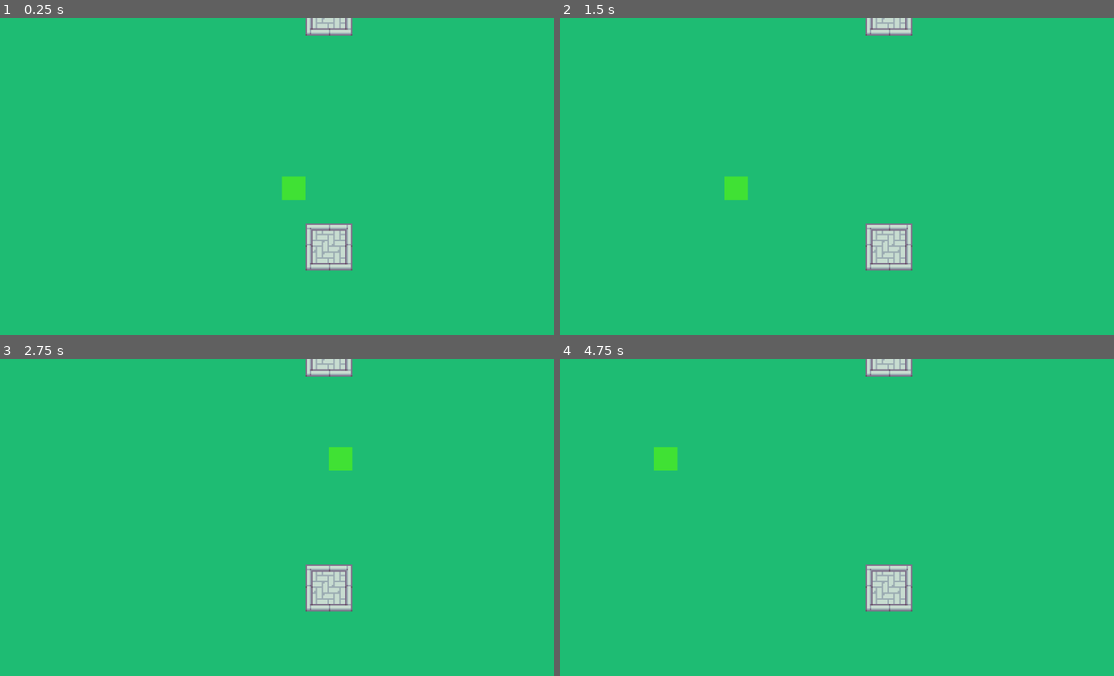
Above: before the commit, frames 1-4 (two rows, left to right).
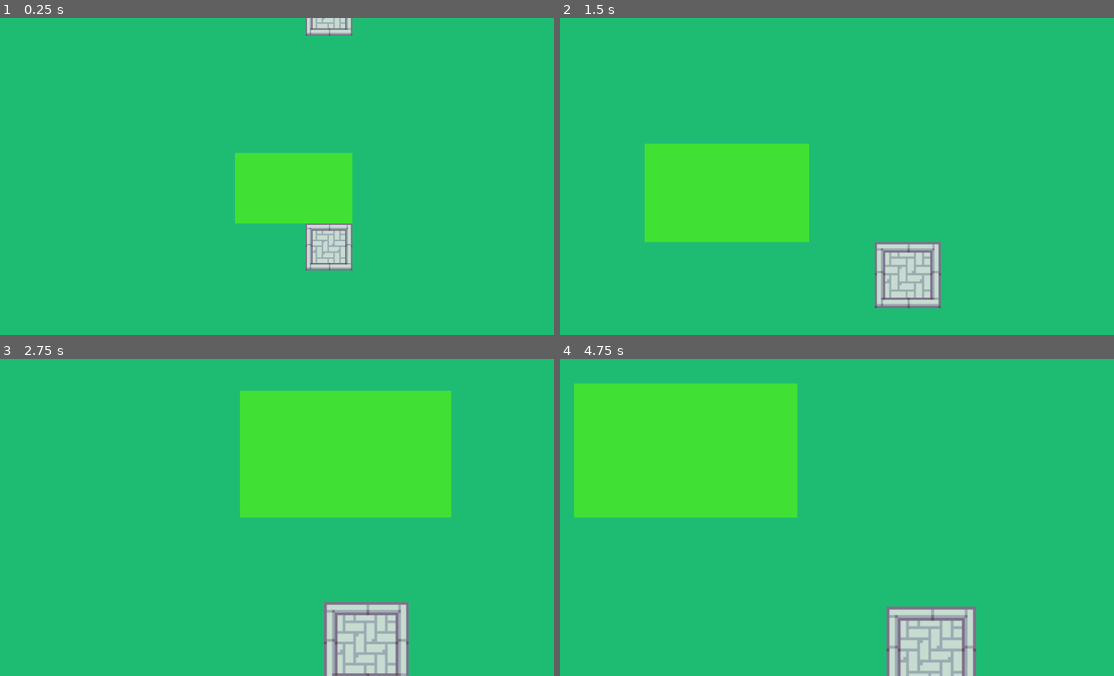
Above: after the commit, the same moments.

Repository: Kreuterkeule/TheGame
Game: Godot game, scene res://Game/game.tscn
The game is run twice, just before and just after one commit, with the same random seed, the same clock (stepped at 60 frames per second) and the same inputs.
Inputs (mouse positions are in pixels of both pictures, inside the frame that each line leads up to):
- Up to frame 1 (0.25 s): no input
- Up to frame 2 (1.5 s): tap Enter at 0.5 s; move the mouse to (964, 160) at 0.52 s; hold Mouse wheel down (scroll_down, bound only after the commit) 0.53-1.28 s; tap Mouse wheel up (scroll_up, bound only after the commit) at 0.8, 1.35 s; tap Space at 1.25 s; move the mouse to (731, 192) at 1.27 s
- Up to frame 3 (2.75 s): tap Mouse wheel down (scroll_down, bound only after the commit) at 1.55 s; tap Enter at 2 s; move the mouse to (337, 447) at 2.02 s; hold Mouse wheel down (scroll_down, bound only after the commit) from 2.03 s (still down); tap Mouse wheel up (scroll_up, bound only after the commit) at 2.3 s
- Up to frame 4 (4.75 s): tap Space at 2.75, 4.25 s; move the mouse to (814, 580) at 2.77 s; release Mouse wheel down (scroll_down, bound only after the commit) at 2.78 s; tap Mouse wheel up (scroll_up, bound only after the commit) at 2.85, 3.8, 4.35 s; tap Mouse wheel down (scroll_down, bound only after the commit) at 3.05, 4.55 s; tap Enter at 3.5 s; move the mouse to (1008, 565) at 3.52 s; hold Mouse wheel down (scroll_down, bound only after the commit) 3.53-4.28 s; move the mouse to (670, 469) at 4.27 s

The runs differ from the first frame. In frame 1, 4.4% of the frame differs, in the area x 42-64%, y 42-65%; in frame 2, 12%; in frame 3, 20%; in frame 4, 22%, in the area x 2-76%, y 0-100%.

Commit message:
modular grid occupiing check done

Diff:
--- a/Game/Map/TileMap.gd
+++ b/Game/Map/TileMap.gd
@@ -4,5 +4,3 @@
 func _ready():
 	var tile_data = get_cell_tile_data(0, Vector2i.ZERO);
 	var is_occupied :bool = tile_data.get_custom_data("occupied");
-
-	print("is_occupied: {0}".format(is_occupied));
--- a/Game/Map/map.gd
+++ b/Game/Map/map.gd
@@ -4,7 +4,6 @@
 
 func _ready():
 	Game.map = self;
-	print(get_node("TileMap").get_child_count())
 
 func is_field_occupied(coords :Vector2i):
 	var is_occupied = false;
--- a/Game/UI/GameCamera.gd
+++ b/Game/UI/GameCamera.gd
@@ -1,6 +1,10 @@
 extends Camera2D
 
 @export var SPEED = 500;
+
+const MAX_ZOOM :float = 2;
+const MIN_ZOOM :float = 0.1;
+const ZOOM_SPEED :Vector2 = Vector2(0.1, 0.1);
 
 # Called when the node enters the scene tree for the first time.
 func _ready():
@@ -19,3 +23,10 @@
 		self.position += SPEED * delta * Vector2(0, -1);
 	if (mp.y > get_window().size.y - 5):
 		self.position += SPEED * delta * Vector2(0, 1);
+
+func _input(event):
+
+	if (Input.is_action_pressed("scroll_down") && self.zoom.x + ZOOM_SPEED.x <= MAX_ZOOM):
+		self.zoom += ZOOM_SPEED;
+	if (Input.is_action_just_pressed("scroll_up") && self.zoom.x - ZOOM_SPEED.x >= MIN_ZOOM):
+		self.zoom -= ZOOM_SPEED;
--- a/Game/UI/mouse_validater.gd
+++ /dev/null
@@ -1,10 +0,0 @@
-extends Node2D
-
-const RED_FIELD_COORDS :Vector2 = Vector2(0, 0);
-const GREEN_FIELD_COORDS :Vector2 = Vector2(1, 0);
-
-func _process(_delta):
-	$ValidatingTiles.clear();
-	var mouse_grid_coords :Vector2 = $ValidatingTiles.local_to_map(get_global_mouse_position());
-	var is_valid_field = !Game.map.is_field_occupied(mouse_grid_coords); # the maps have the same coords
-	$ValidatingTiles.set_cell(0, mouse_grid_coords, 0, GREEN_FIELD_COORDS if is_valid_field else RED_FIELD_COORDS, 0);
--- /dev/null
+++ b/Game/UI/position_validater.gd
@@ -0,0 +1,29 @@
+# TODO make activatable by settings
+
+extends Node2D
+
+const RED_FIELD_COORDS :Vector2 = Vector2(0, 0);
+const GREEN_FIELD_COORDS :Vector2 = Vector2(1, 0);
+@export var validate_tiles :Vector2i = Vector2i(1, 1);
+@export var move_by :Vector2i = Vector2i(0, 0);
+var validating = false;
+
+func _ready():
+	validate(true);
+	validate_pos(Vector2i(5, 3), Vector2i(-2, -1));
+
+func validate(value :bool) -> void:
+	validating = value;
+
+func validate_pos(tiles :Vector2i, offset :Vector2i) -> void:
+	move_by = offset;
+	validate_tiles = tiles;
+
+func _process(_delta) -> void:
+	if (!validating): return;
+	$ValidatingTiles.clear();
+	var mouse_grid_coords :Vector2 = $ValidatingTiles.local_to_map(get_global_mouse_position());
+	for x in range(mouse_grid_coords.x + move_by.x, mouse_grid_coords.x + validate_tiles.x + move_by.x):
+		for y in range(mouse_grid_coords.y + move_by.y, mouse_grid_coords.y + validate_tiles.y + move_by.y):
+			var is_valid_field = !Game.map.is_field_occupied(Vector2i(x, y)); # the maps have the same coords
+			$ValidatingTiles.set_cell(0, Vector2i(x, y), 0, GREEN_FIELD_COORDS if is_valid_field else RED_FIELD_COORDS, 0);
--- a/Game/UI/mouse_validater.tscn
+++ b/Game/UI/position_validater.tscn
@@ -1,7 +1,7 @@
 [gd_scene load_steps=5 format=3 uid="uid://c3fnce21gmv7y"]
 
 [ext_resource type="Texture2D" uid="uid://tqr08jq5eexn" path="res://buildable_tileset.png" id="1_3i4xm"]
-[ext_resource type="Script" path="res://Game/UI/mouse_validater.gd" id="1_o80gq"]
+[ext_resource type="Script" path="res://Game/UI/position_validater.gd" id="1_cwq2h"]
 
 [sub_resource type="TileSetAtlasSource" id="TileSetAtlasSource_hw3tf"]
 texture = ExtResource("1_3i4xm")
@@ -13,8 +13,8 @@
 tile_size = Vector2i(48, 48)
 sources/0 = SubResource("TileSetAtlasSource_hw3tf")
 
-[node name="MouseValidater" type="Node2D"]
-script = ExtResource("1_o80gq")
+[node name="PositionValidater" type="Node2D"]
+script = ExtResource("1_cwq2h")
 
 [node name="ValidatingTiles" type="TileMap" parent="."]
 modulate = Color(1, 1, 1, 0.54902)
--- a/Game/UI/ui.tscn
+++ b/Game/UI/ui.tscn
@@ -1,11 +1,11 @@
 [gd_scene load_steps=3 format=3 uid="uid://duvrkfk7chehl"]
 
-[ext_resource type="PackedScene" uid="uid://c3fnce21gmv7y" path="res://Game/UI/mouse_validater.tscn" id="1_0qpa4"]
+[ext_resource type="PackedScene" uid="uid://c3fnce21gmv7y" path="res://Game/UI/position_validater.tscn" id="1_0qpa4"]
 [ext_resource type="Script" path="res://Game/UI/GameCamera.gd" id="2_xwuky"]
 
 [node name="UI" type="Node2D"]
 
-[node name="MouseValidater" parent="." instance=ExtResource("1_0qpa4")]
+[node name="PositionValidater" parent="." instance=ExtResource("1_0qpa4")]
 
 [node name="GameCamera" type="Camera2D" parent="."]
 script = ExtResource("2_xwuky")
--- a/project.godot
+++ b/project.godot
@@ -31,3 +31,13 @@
 "events": [Object(InputEventMouseButton,"resource_local_to_scene":false,"resource_name":"","device":-1,"window_id":0,"a …(258 unchanged characters)…
 ]
 }
+scroll_down={
+"deadzone": 0.5,
+"events": [Object(InputEventMouseButton,"resource_local_to_scene":false,"resource_name":"","device":-1,"window_id":0,"alt_pressed":false,"shift_pressed":false,"ctrl_pressed":false,"meta_pressed":false,"button_mask":16,"position":Vector2(198, 20),"global_position":Vector2(202, 63),"factor":1.0,"button_index":5,"canceled":false,"pressed":true,"double_click":false,"script":null)
+]
+}
+scroll_up={
+"deadzone": 0.5,
+"events": [Object(InputEventMouseButton,"resource_local_to_scene":false,"resource_name":"","device":-1,"window_id":0,"alt_pressed":false,"shift_pressed":false,"ctrl_pressed":false,"meta_pressed":false,"button_mask":8,"position":Vector2(281, 12),"global_position":Vector2(285, 55),"factor":1.0,"button_index":4,"canceled":false,"pressed":true,"double_click":false,"script":null)
+]
+}
